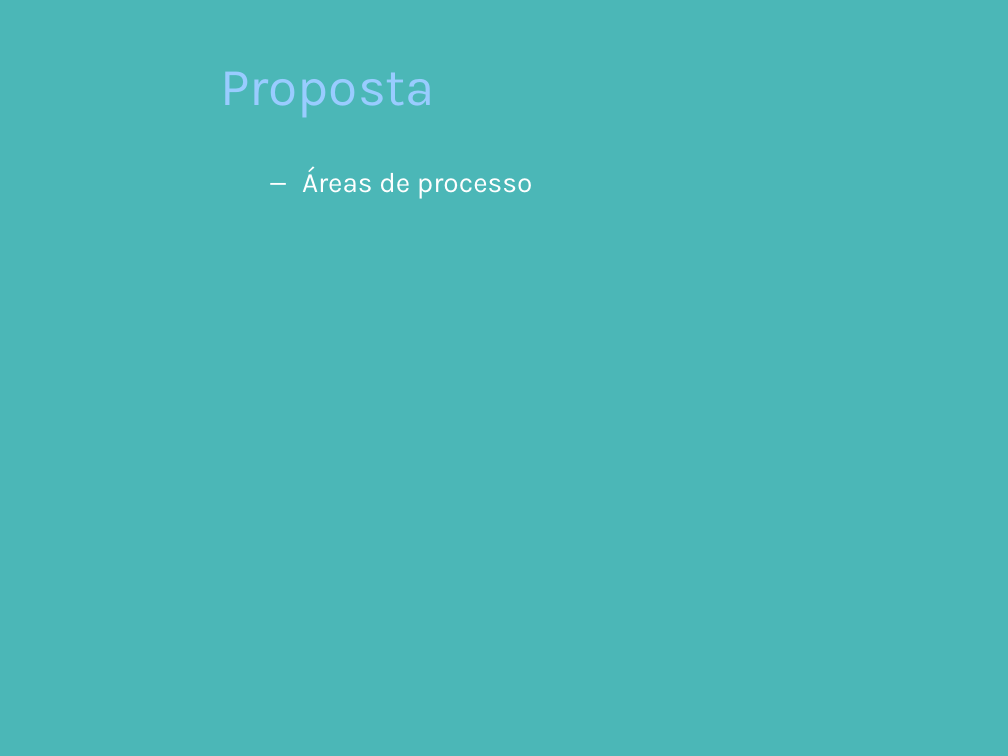
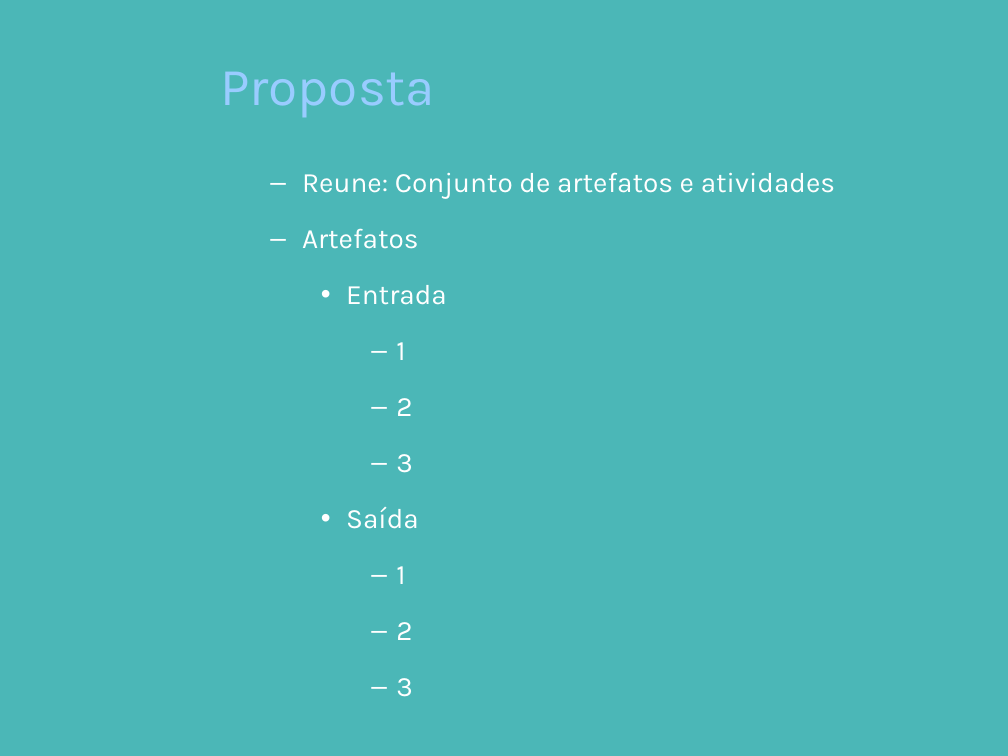
Before and after one commit to pddnew/monografia, a slide deck: slide 19 of presentation/presentation_1.0.0.pptx. Drawn at 1008x756 pixels with LibreOffice and Linux fonts; fonts in the diff are those of the drawing; background and template pictures are left out. Boxes give left, top, right and bottom in pixels: in the first picture for what was removed or moved away, otherwise in the second. Text is boxed around its words. In the diff, an @@ line names an element or a change of style, - is before the commit and + after.

```diff
--- a/presentation/presentation_1.0.0.pptx
+++ b/presentation/presentation_1.0.0.pptx
@@ text at (302,172,835,640): text changed @@
-  – Áreas de processo
+  – Reune: Conjunto de artefatos e atividades
+  – Artefatos
+    • Entrada
+      – 1
+      – 2
+      – 3
+    • Saída
+      – 1
+      – 2
+      – 3
```
Also in this commit, not shown: 2 other slides changed.
